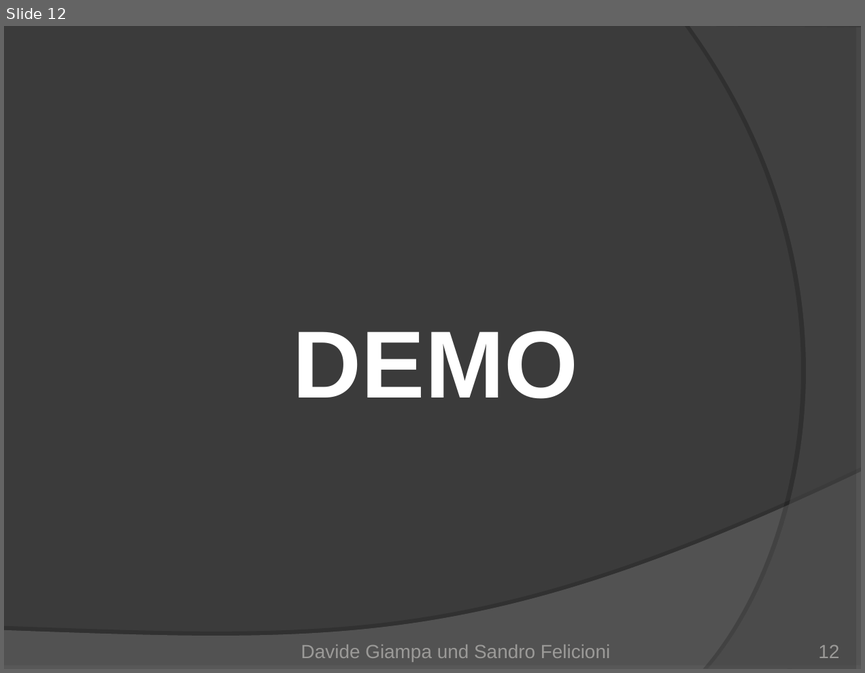
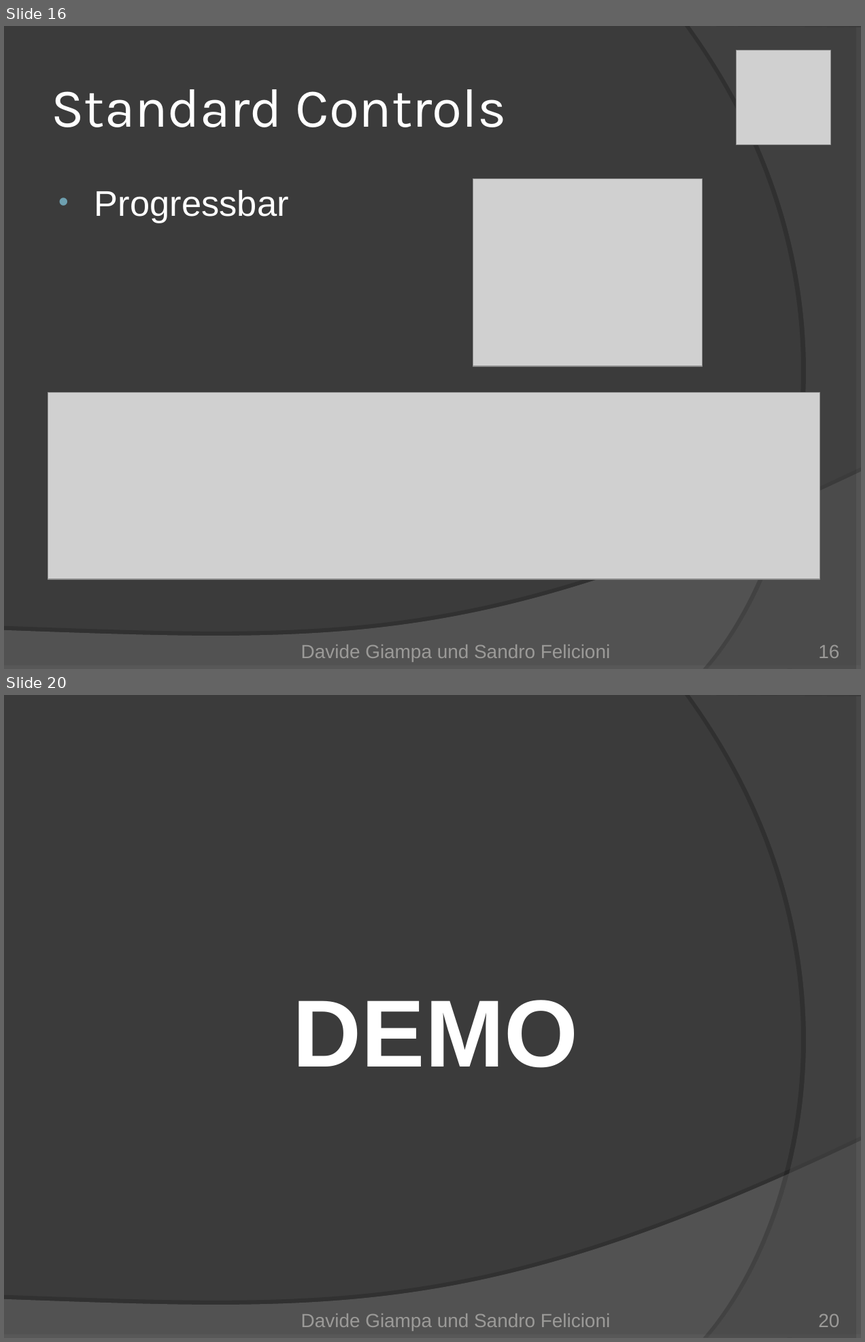
Before and after one commit to Mr-Slash/TrailDevils, a slide deck: doc/01_Project Management/TrailDevils-final.ppt. Shown one above the other, each under a label of ours: slide 12 before the commit, slides 16 and 20 after it; the slides between them are not shown. The pictures are 865x673 and 865x1342 pixels, drawn with LibreOffice and Linux fonts; fonts in the diff are those of the drawing; grey boxes stand for pictures. Boxes give left, top, right and bottom in pixels: in the first picture for what was removed or moved away, otherwise in the second. Text is boxed around its words. In the diff, an @@ line names an element or a change of style, - is before the commit and + after.

```diff
--- a/doc/01_Project Management/TrailDevils-final.ppt
+++ b/doc/01_Project Management/TrailDevils-final.ppt
@@ slide 16 added at (4,26,861,669), background #3B3B3B; not listed: 2 template elements that a slide beside it also shows @@
@@ picture added at (736,50,830,144) @@
@@ title added at (51,89,507,127), 46 pt, text #FFFFFF @@
+Standard Controls
@@ picture added at (473,178,702,366) @@
@@ text added at (94,190,289,223), 30 pt, text #FFFFFF @@
+• Progressbar
@@ picture added at (48,393,820,580) @@
@@ text added at (301,644,610,661), 16 pt, text #9B9A98 @@
+Davide Giampa und Sandro Felicioni
@@ page number added at (818,645,839,658), 16 pt, text #9B9A98 @@
+16
@@ what was slide 12 is now slide 20 @@
@@ page number at (818,1314,839,1327): text changed @@
-12
+20
```
Also in this commit, not shown: 11 slides changed, 8 other slides added.
